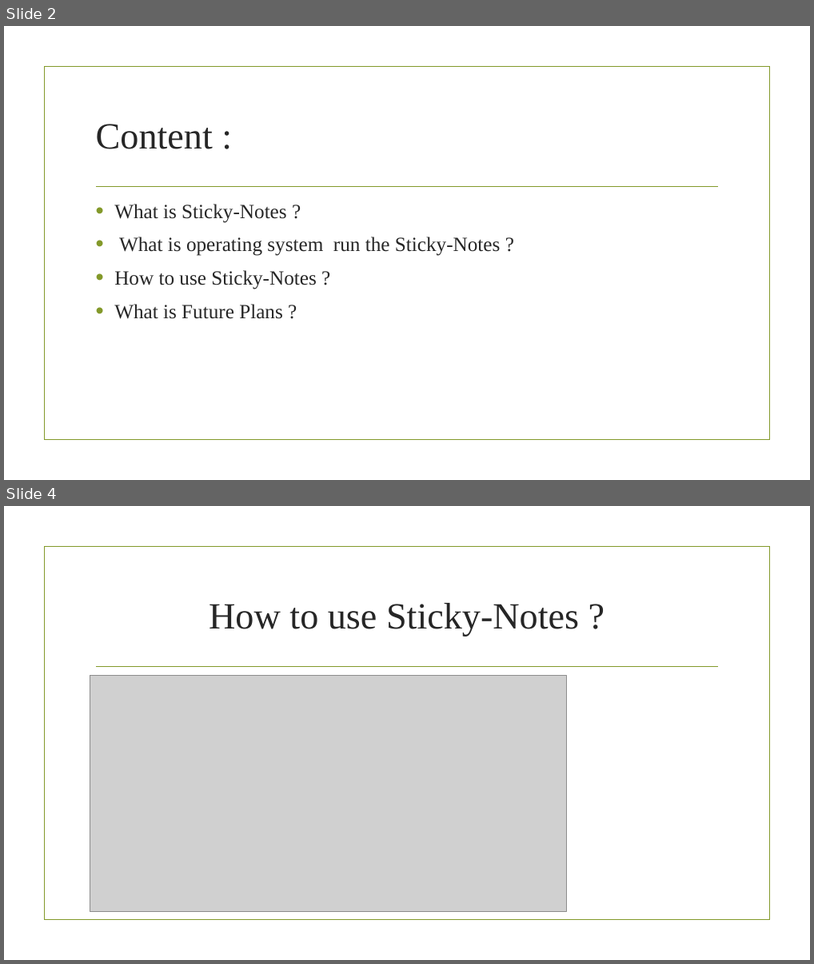
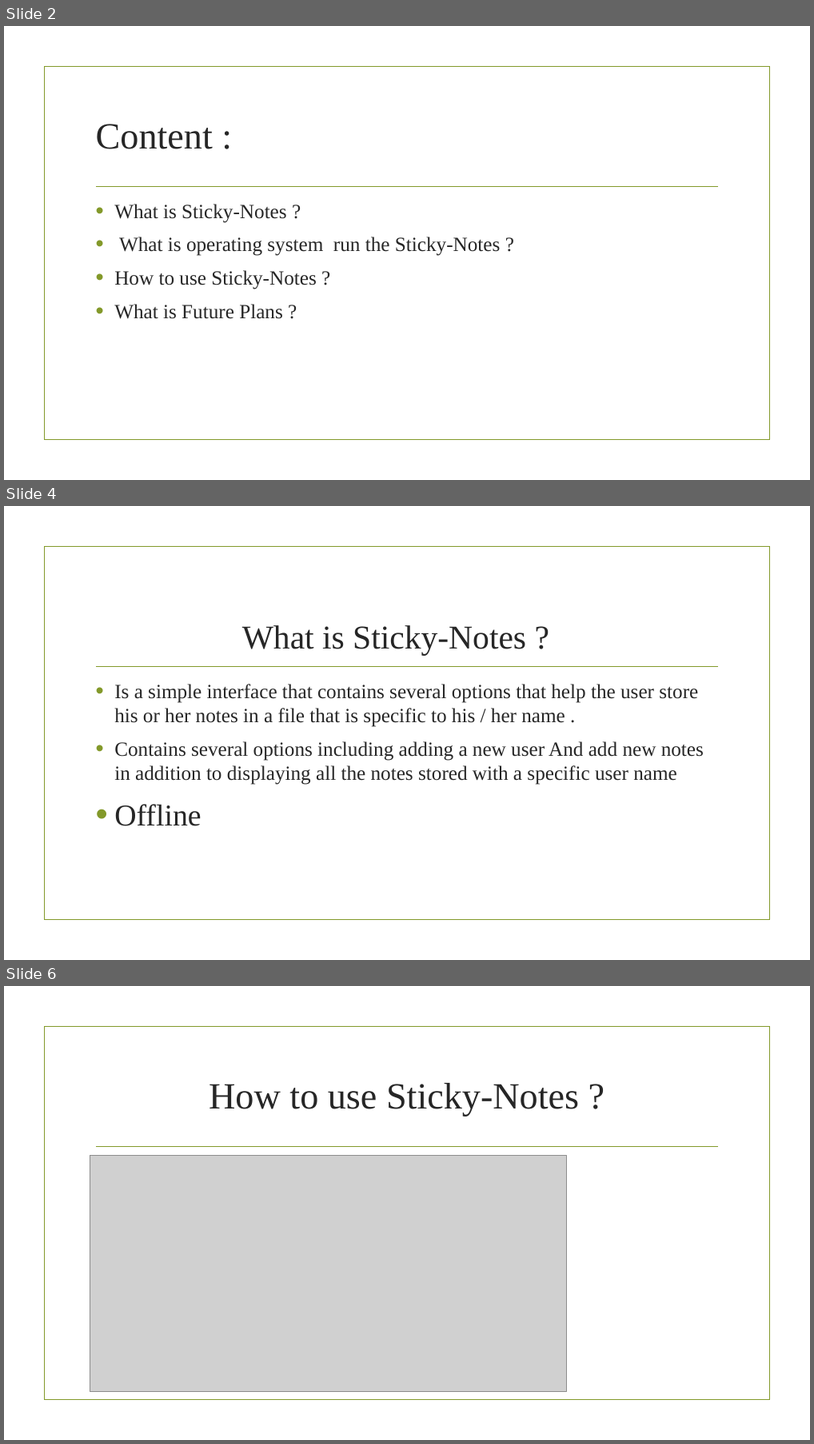
Before and after one commit to ibrahim123abusamrah/show, a slide deck: Sticky-Notes.pptx. Shown one above the other, each under a label of ours: slides 2 and 4 before the commit, slides 2, 4 and 6 after it; the slides between them are not shown. The pictures are 814x964 and 814x1444 pixels, drawn with LibreOffice and Linux fonts; fonts in the diff are those of the drawing; grey boxes stand for pictures; background and template pictures are left out. Boxes give left, top, right and bottom in pixels: in the first picture for what was removed or moved away, otherwise in the second. Text is boxed around its words. In the diff, an @@ line names an element or a change of style, - is before the commit and + after.

```diff
--- a/Sticky-Notes.pptx
+++ b/Sticky-Notes.pptx
@@ slide 4 added at (x1=4, y1=506, x2=810, y2=960), background picture (left out); not listed: 2 template elements that a slide beside it also shows @@
@@ title added at (x1=242, y1=625, x2=526, y2=655), 39.6 pt, text #262626 @@
+What is Sticky-Notes ?
@@ text added at (x1=114, y1=684, x2=704, y2=826), 24 pt, text #262626 @@
+• Is a simple interface that contains several options that help the user store his or her notes in a file that is specific to his / her name .
+• Contains several options including adding a new user And add new notes in addition to displaying all the notes stored with a specific user name
+• Offline
@@ what was slide 4 is now slide 6 @@
```
Also in this commit, not shown: 1 slide changed, 1 other slide added.
